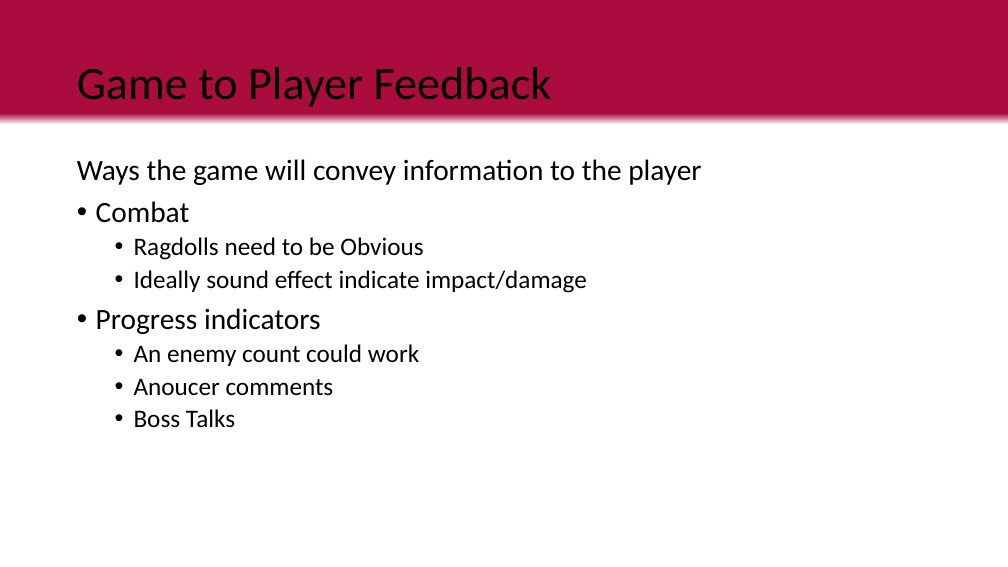
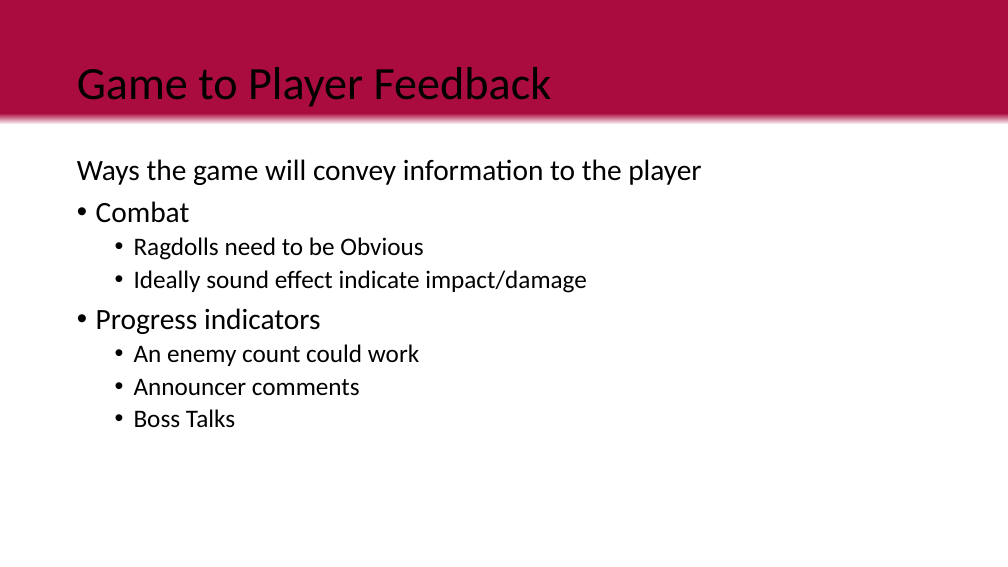
Before and after one commit to LuxRegem/Project_Clash-of-Cosplayers, a slide deck: slide 29 of Shared Documentation/Luke's Documents/Clash of Cos Team Pitch.pptx (slide 32 before the commit). Drawn at 1008x567 pixels with LibreOffice and Linux fonts; fonts in the diff are those of the drawing. Boxes give left, top, right and bottom in pixels: in the first picture for what was removed or moved away, otherwise in the second. Text is boxed around its words. In the diff, an @@ line names an element or a change of style, - is before the commit and + after.

```diff
--- a/Shared Documentation/Luke's Documents/Clash of Cos Team Pitch.pptx
+++ b/Shared Documentation/Luke's Documents/Clash of Cos Team Pitch.pptx
@@ text at (134,378,360,396): text changed @@
-  • Anoucer comments
+  • Announcer comments
```
Also in this commit, not shown: 1 other slide changed, 1 slide added, 4 slides removed, 2 other files.
